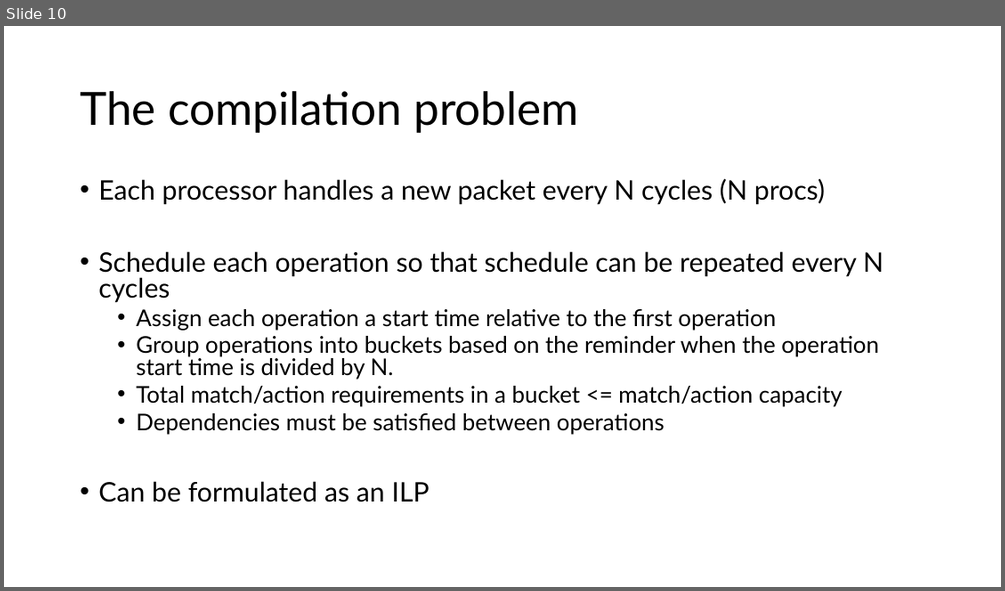
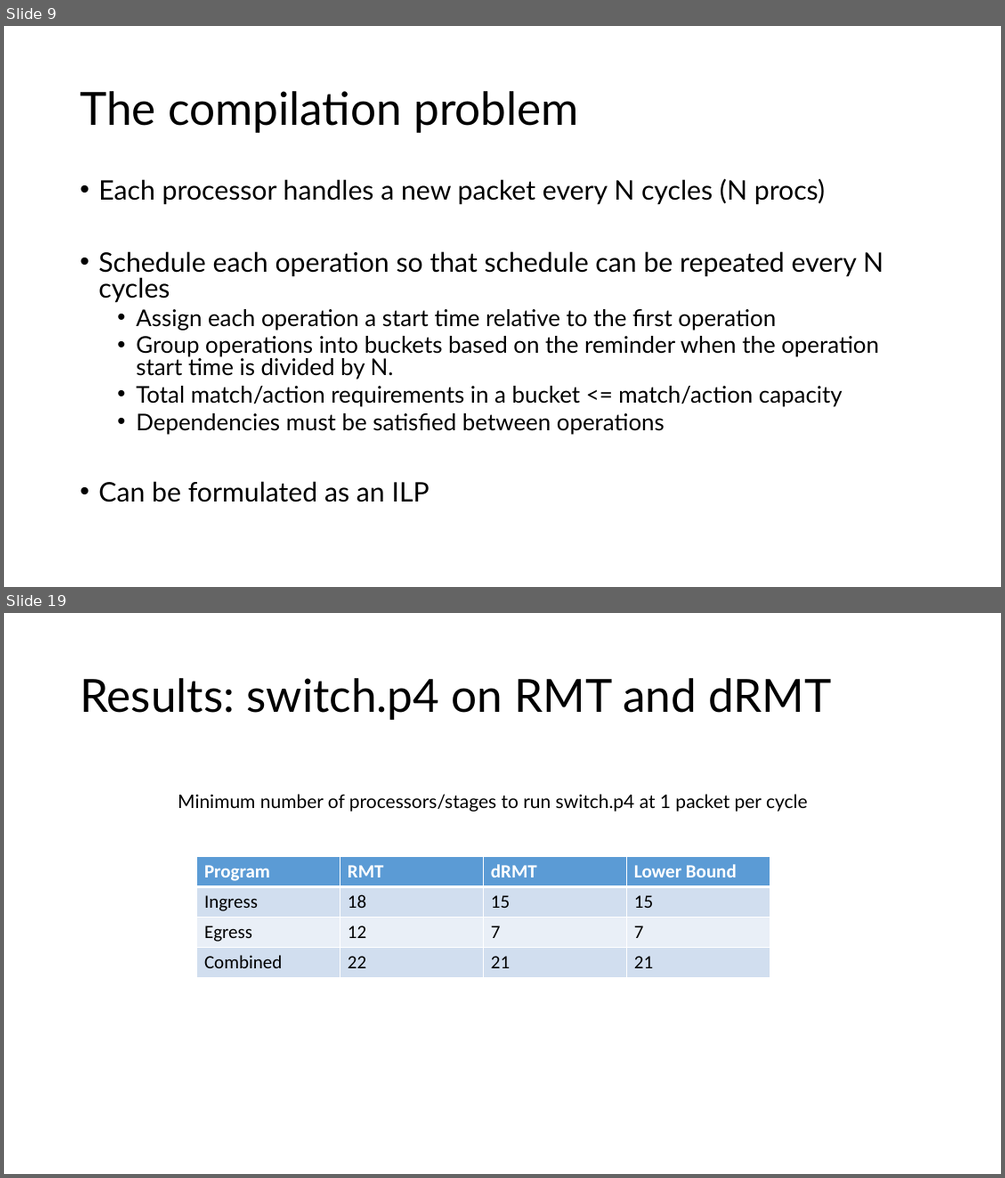
Before and after one commit to anirudhSK/drmt_talk, a slide deck: drmt.pptx. Shown one above the other, each under a label of ours: slide 10 before the commit, slides 9 and 19 after it; the slides between them are not shown. The pictures are 1005x591 and 1005x1178 pixels, drawn with LibreOffice and Linux fonts; fonts in the diff are those of the drawing. Boxes give left, top, right and bottom in pixels: in the first picture for what was removed or moved away, otherwise in the second. Text is boxed around its words. In the diff, an @@ line names an element or a change of style, - is before the commit and + after.

```diff
--- a/drmt.pptx
+++ b/drmt.pptx
@@ slide 19 added at (x1=4, y1=613, x2=1001, y2=1174), background #FFFFFF @@
@@ title added at (x1=80, y1=678, x2=831, y2=720), 44 pt, text #000000 @@
+Results: switch.p4 on RMT and dRMT
@@ text added at (x1=178, y1=794, x2=808, y2=811), 18 pt, text #000000 @@
+Minimum number of processors/stages to run switch.p4 at 1 packet per cycle
@@ table added at (x1=197, y1=856, x2=771, y2=977), 4 rows, 4 columns @@
+Program | RMT | dRMT | Lower Bound
+Ingress | 18 | 15 | 15
+Egress | 12 | 7 | 7
+Combined | 22 | 21 | 21
@@ what was slide 10 is now slide 9 @@
```
Also in this commit, not shown: 3 slides changed, 12 other slides added, 4 slides removed.
